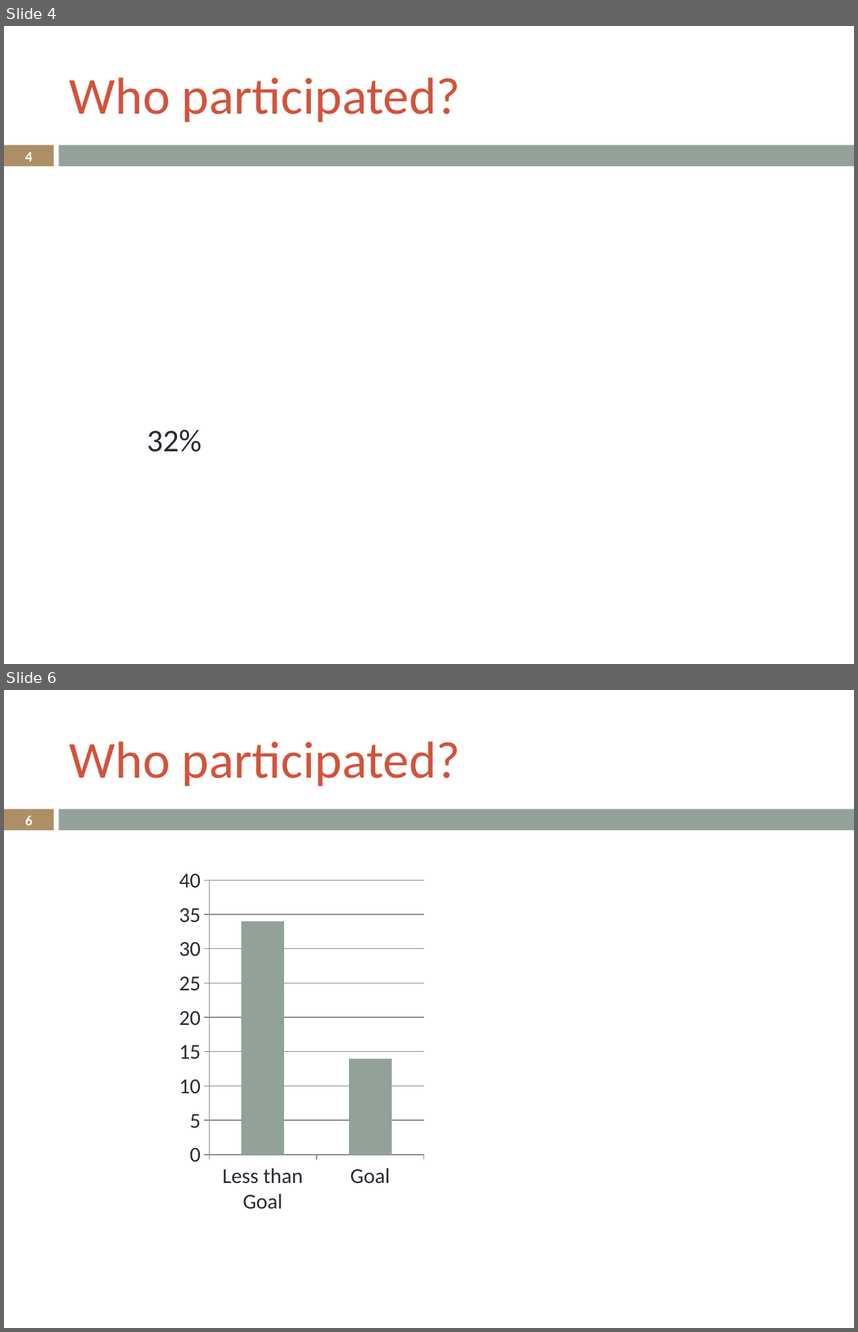
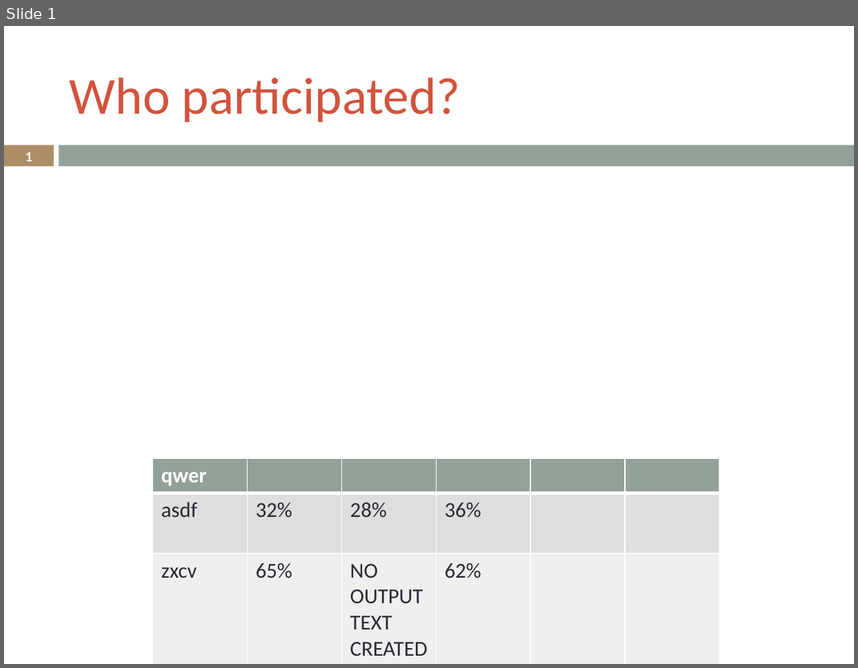
Before and after one commit to LukeSteg/LCABiometric, a slide deck: exampleOutput.pptx. Shown one above the other, each under a label of ours: slides 4 and 6 before the commit, slide 1 after it; the slides between them are not shown. The pictures are 858x1332 and 858x668 pixels, drawn with LibreOffice and Linux fonts; fonts in the diff are those of the drawing. Boxes give left, top, right and bottom in pixels: in the first picture for what was removed or moved away, otherwise in the second. Text is boxed around its words. In the diff, an @@ line names an element or a change of style, - is before the commit and + after.

```diff
--- a/exampleOutput.pptx
+++ b/exampleOutput.pptx
@@ slide 6 removed at box(4, 690, 854, 1328), background #FFFFFF; not listed: 2 template elements that a slide beside it also shows @@
@@ title removed at box(70, 741, 461, 786) @@
-Who participated?
@@ page number removed at box(25, 816, 32, 825) @@
-6
@@ column chart removed at box(174, 860, 429, 1221) @@
-categories: Less than Goal, Goal
-Series 1: 34, 14
@@ what was slide 4 is now slide 1 @@
@@ slide 1 changed as well @@
@@ page number at box(25, 152, 32, 161): text changed @@
-4
+1
@@ text removed at box(147, 429, 201, 452) @@
-32%
@@ table added at box(153, 458, 719, 664), 3 rows, 6 columns @@
+qwer |  |  |  |  | 
+asdf | 32% | 28% | 36% |  | 
+zxcv | 65% | NO OUTPUT TEXT CREATED | 62% |  | 
```
Also in this commit, not shown: 5 other slides removed, 7 other files.
